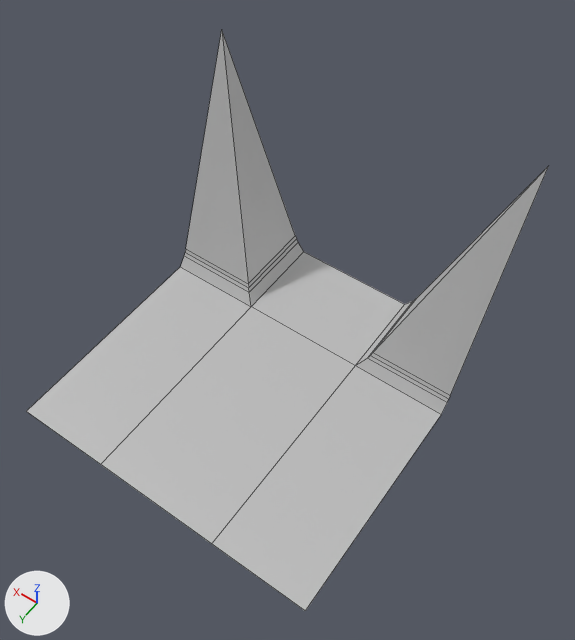
A saved change to the FBX model Assets/Art Assets/3D/Models/Tiles/SM_Tile_20.fbx.
Before and after are seen from a 50 mm lens placed at (-0.845, 1.06, 2.018), pointed at (-0.081, -0.009, 0.338). Lighting does not change. The marker at lower left points along +X, +Y and +Z. Mesh edges are drawn as thin lines. Where no turn or scale is listed for an object, it has been applied to the vertices.

Objects in the first picture: 'Tile_20'.
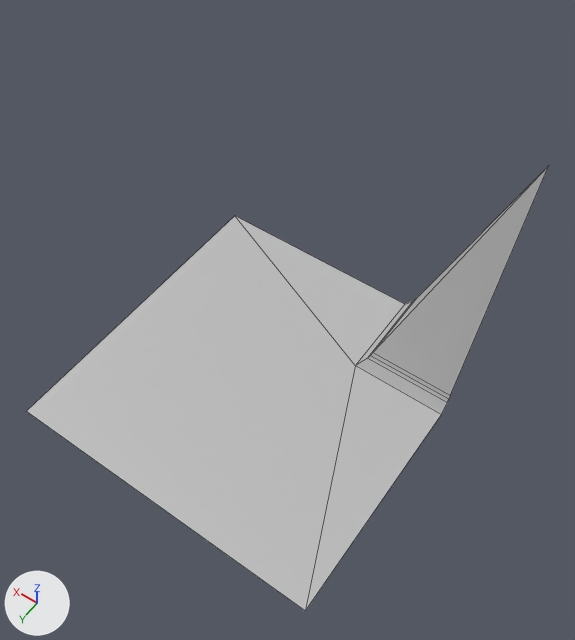
The change, as a list of edits to the scene's bpy script:
```text
Change me_mesh:
    used by ob_tile_20; location = (0.0, 0.0, 0.0)
    remove me_mesh.from_pydata(...)  # 30 vertices, 20 faces; spans x -0.5..0.5, y -0.5..0.5, z 0.0..0.739
    add me_mesh.from_pydata(...)  # 16 vertices, 11 faces; spans x -0.5..0.5, y -0.5..0.5, z 0.0..0.739
    me_mesh part 1
    15 vertices are removed from x -0.2..0.5, y -0.5..0.5, z 0.0..0.739
    12 faces are deleted
    1 vertex is added at (0.5, -0.5, 0.0)
    3 new faces join them, mat_lambert3 (grey #bcbcbc)
```

Pixel boxes [x1, y1, x2, y2] of what changed, in the pictures (575 x 640 px):
'Tile_20', reshaped (24% shorter)
    before: [27, 29, 549, 611]
    after: [27, 167, 548, 611]
part 1 of me_mesh, cut back
    before: [98, 29, 404, 611]
    after: [98, 216, 404, 611]
